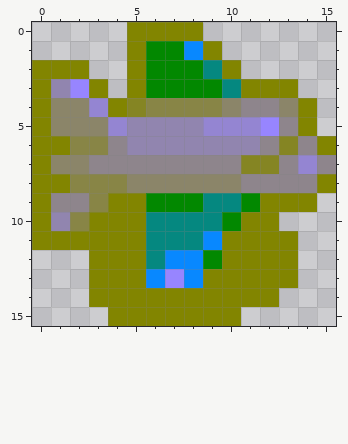
Edited in one commit: pixel-art sprite (images/units/FW_TRANSPORT+mask.png). Above, as it was before the edit.
The file is 16x16 pixels.
Now the later version:
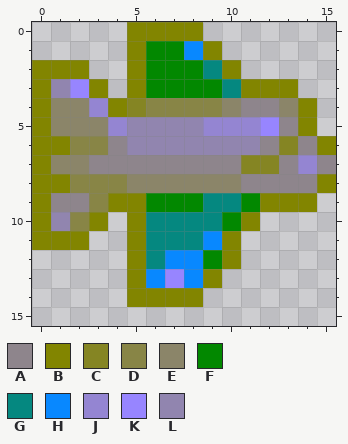
Palette (. is transparent): A #8e858c  B #828500  C #858523  D #888546  E #8b8569  F #028800  G #058880  H #0888ff  J #9485d2  K #9785ff  L #9185af
Change:
@@ x 0..15 @@
  9 BAADBBFFFGGFBBB.
-10 BLDBBBGGGGFBB...
-11 BBBBBBGGGHBBBB..
-12 ...BBBGHHFBBBB..
-13 ...BBBHKHBBBBB..
-14 ...BBBBBBBBBB...
-15 ....BBBBBBB.....
+10 BLDB.BGGGGFB....
+11 BBB..BGGGHB.....
+12 .....BGHHFB.....
+13 .....BHKHB......
+14 .....BBBB.......
+15 ................
Pixel boxes of the changes (left, top, right, bottom) in both pictures:
erased: (89, 212, 298, 326)
